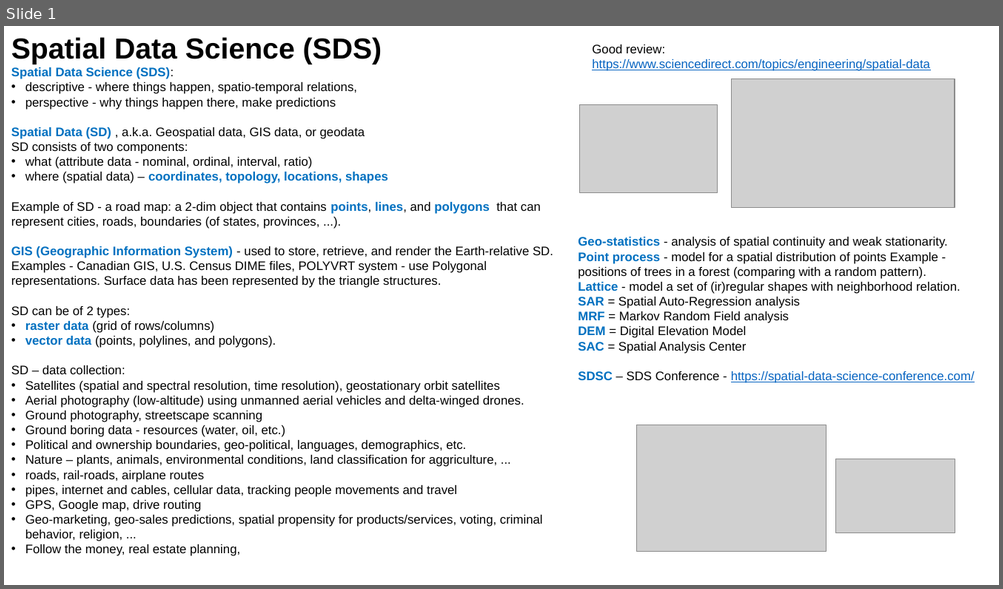
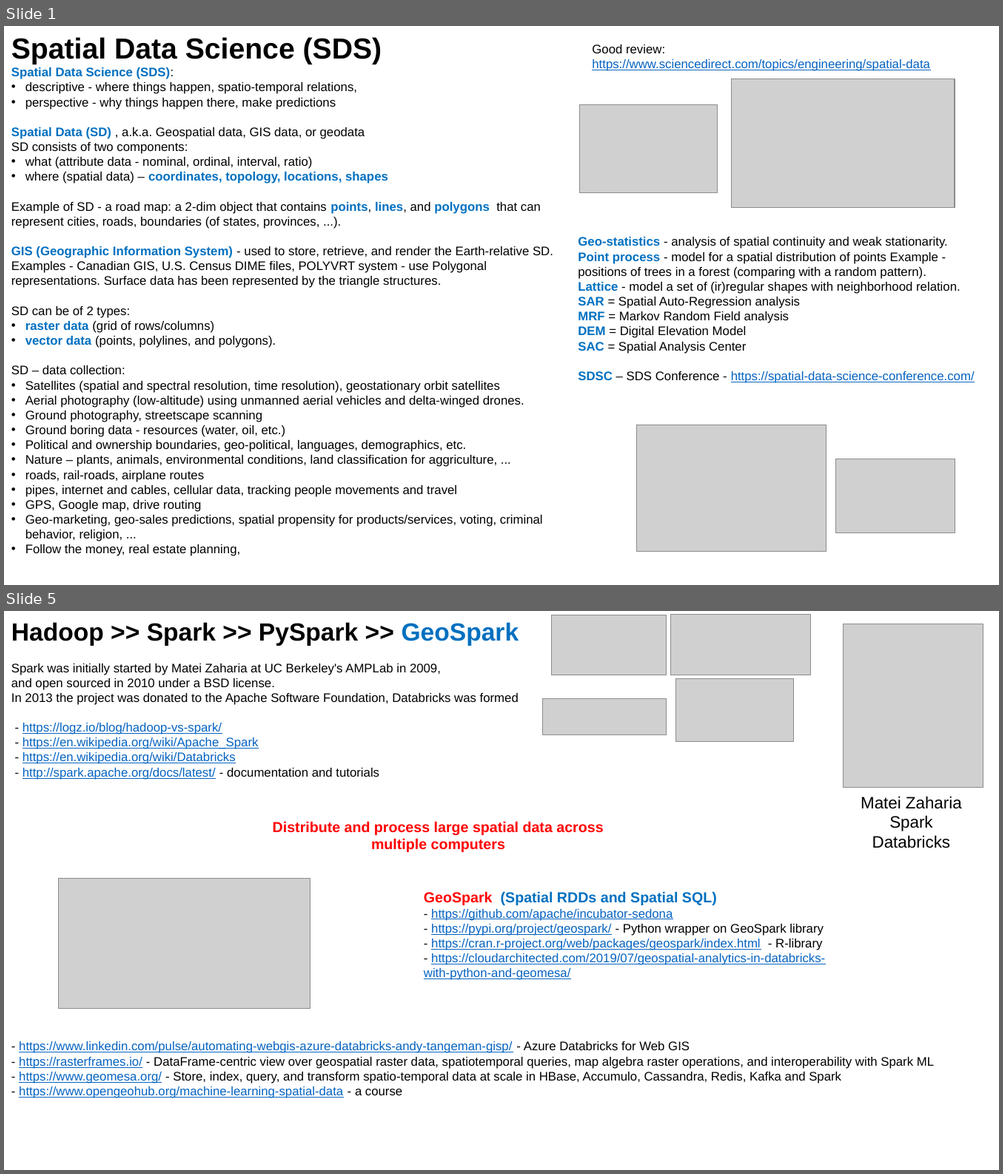
Before and after one commit to lselector/ml_ai_doc, a slide deck: Geo_Spatial.pptx. Shown one above the other, each under a label of ours: slide 1 before the commit, slides 1 and 5 after it; the slides between them are not shown. The pictures are 1003x589 and 1003x1174 pixels, drawn with LibreOffice and Linux fonts; fonts in the diff are those of the drawing; grey boxes stand for pictures. Boxes give left, top, right and bottom in pixels: in the first picture for what was removed or moved away, otherwise in the second. Text is boxed around its words. In the diff, an @@ line names an element or a change of style, - is before the commit and + after.

Commit message:
revised Geo_Spatial

```diff
--- a/Geo_Spatial.pptx
+++ b/Geo_Spatial.pptx
@@ slide 5 added at [4,611,999,1170], background #FFFFFF @@
@@ text added at [11,622,519,646], 24 pt, text #000000, bold @@
+Hadoop >> Spark >> PySpark >> GeoSpark
@@ picture added at [551,615,666,675] @@
@@ picture added at [670,614,811,675] @@
@@ picture added at [842,624,983,788] @@
@@ text added at [11,664,518,780], 12 pt, text #000000 @@
+Spark was initially started by Matei Zaharia at UC Berkeley's AMPLab in 2009,
+and open sourced in 2010 under a BSD license.
+In 2013 the project was donated to the Apache Software Foundation, Databricks was formed
+- https://logz.io/blog/hadoop-vs-spark/
+- https://en.wikipedia.org/wiki/Apache_Spark
+- https://en.wikipedia.org/wiki/Databricks
+- http://spark.apache.org/docs/latest/ - documentation and tutorials
@@ picture added at [543,698,666,735] @@
@@ picture added at [675,678,794,741] @@
@@ text added at [860,796,962,849], 16 pt, text #000000 @@
+Matei Zaharia
+Spark
+Databricks
@@ text added at [273,821,603,852], 14 pt, text #FF0000, bold @@
+Distribute and process large spatial data across multiple computers
@@ picture added at [59,879,310,1008] @@
@@ text added at [424,891,825,980], 12 pt, text #0563C1, underline @@
+GeoSpark (Spatial RDDs and Spatial SQL)
+- https://github.com/apache/incubator-sedona
+- https://pypi.org/project/geospark/ - Python wrapper on GeoSpark library
+- https://cran.r-project.org/web/packages/geospark/index.html - R-library
+- https://cloudarchitected.com/2019/07/geospatial-analytics-in-databricks-with-python-and-geomesa/
@@ text added at [19,1042,933,1099], 12 pt, text #000000 @@
+- https://www.linkedin.com/pulse/automating-webgis-azure-databricks-andy-tangeman-gisp/ - Azure Databricks for Web GIS
+- https://rasterframes.io/ - DataFrame-centric view over geospatial raster data, spatiotemporal queries, map algebra raster operations, and interoperability with Spark ML
+- https://www.geomesa.org/ - Store, index, query, and transform spatio-temporal data at scale in HBase, Accumulo, Cassandra, Redis, Kafka and Spark
+- https://www.opengeohub.org/machine-learning-spatial-data - a course
```
Also in this commit, not shown: 7 slides changed, 2 other slides added, 1 slide removed, 1 other file.
